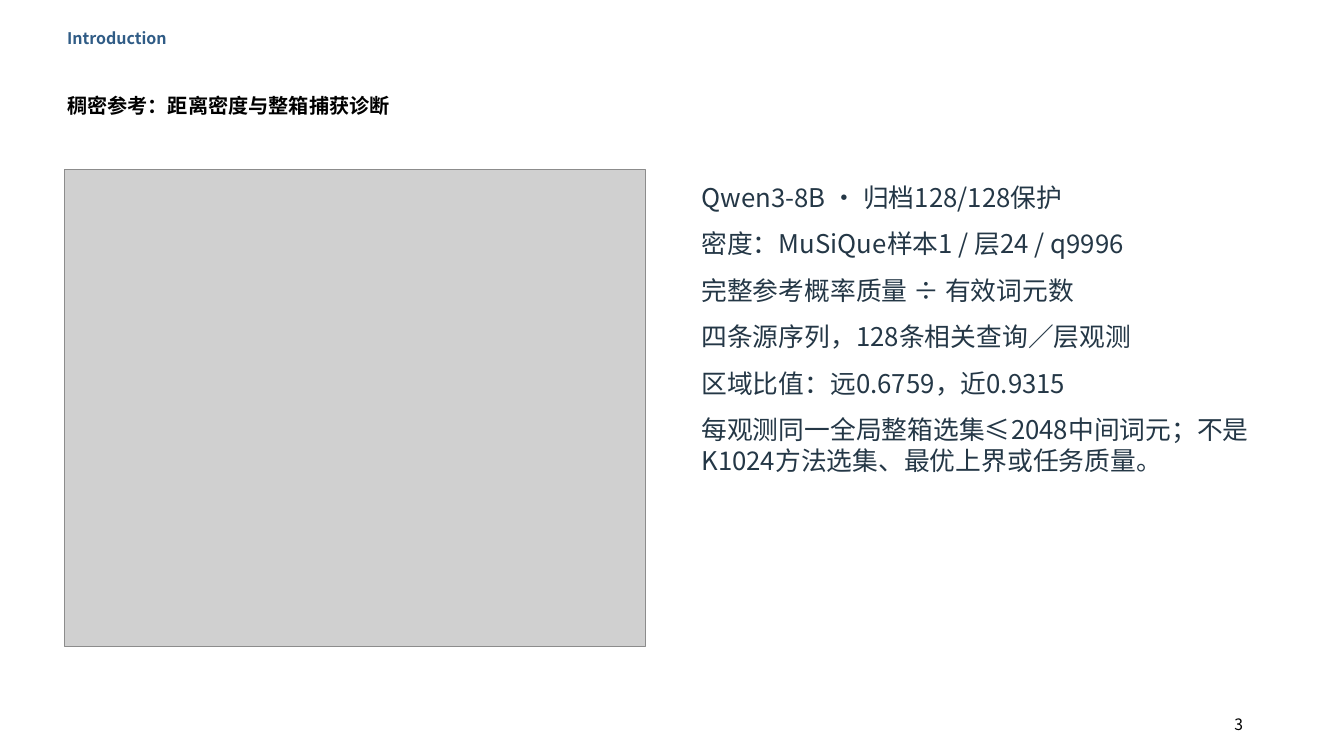
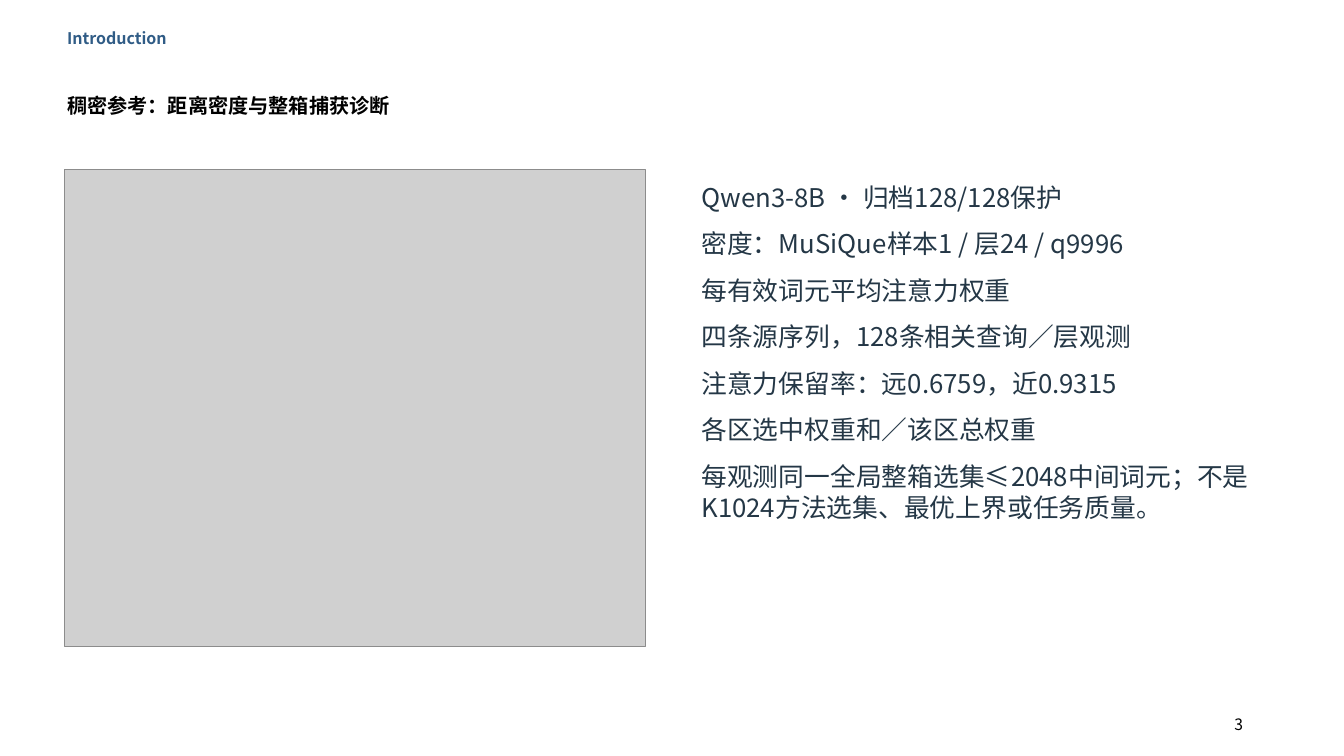
Before and after one commit to Chosen-David/two-level-attention, a slide deck: slide 3 of agent_doc/advice/dac_manuscript/presentation/TwoLevel_UserEdited_20261014.pptx. Drawn at 1344x756 pixels with LibreOffice and Linux fonts; fonts in the diff are those of the drawing; grey boxes stand for pictures. Boxes give left, top, right and bottom in pixels: in the first picture for what was removed or moved away, otherwise in the second. Text is boxed around its words. In the diff, an @@ line names an element or a change of style, - is before the commit and + after.

```diff
--- a/agent_doc/advice/dac_manuscript/presentation/TwoLevel_UserEdited_20261014.pptx
+++ b/agent_doc/advice/dac_manuscript/presentation/TwoLevel_UserEdited_20261014.pptx
@@ text at [701,278,1010,302]: text changed @@
-完整参考概率质量 ÷ 有效词元数
+每有效词元平均注意力权重
@@ text at [701,371,1116,441]: text changed @@
-区域比值：远0.6759，近0.9315
+注意力保留率：远0.6759，近0.9315
+各区选中权重和／该区总权重
```
Also in this commit, not shown: 2 other slides changed, 48 other files.
